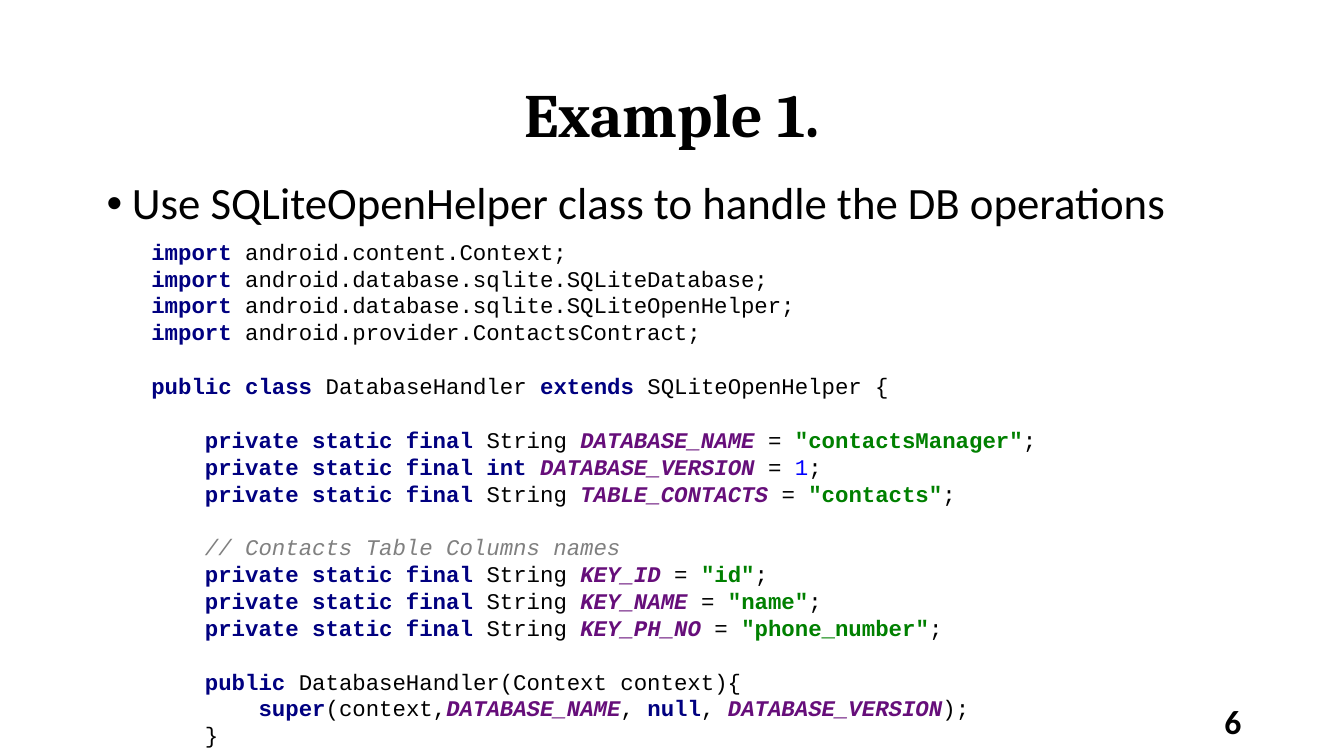
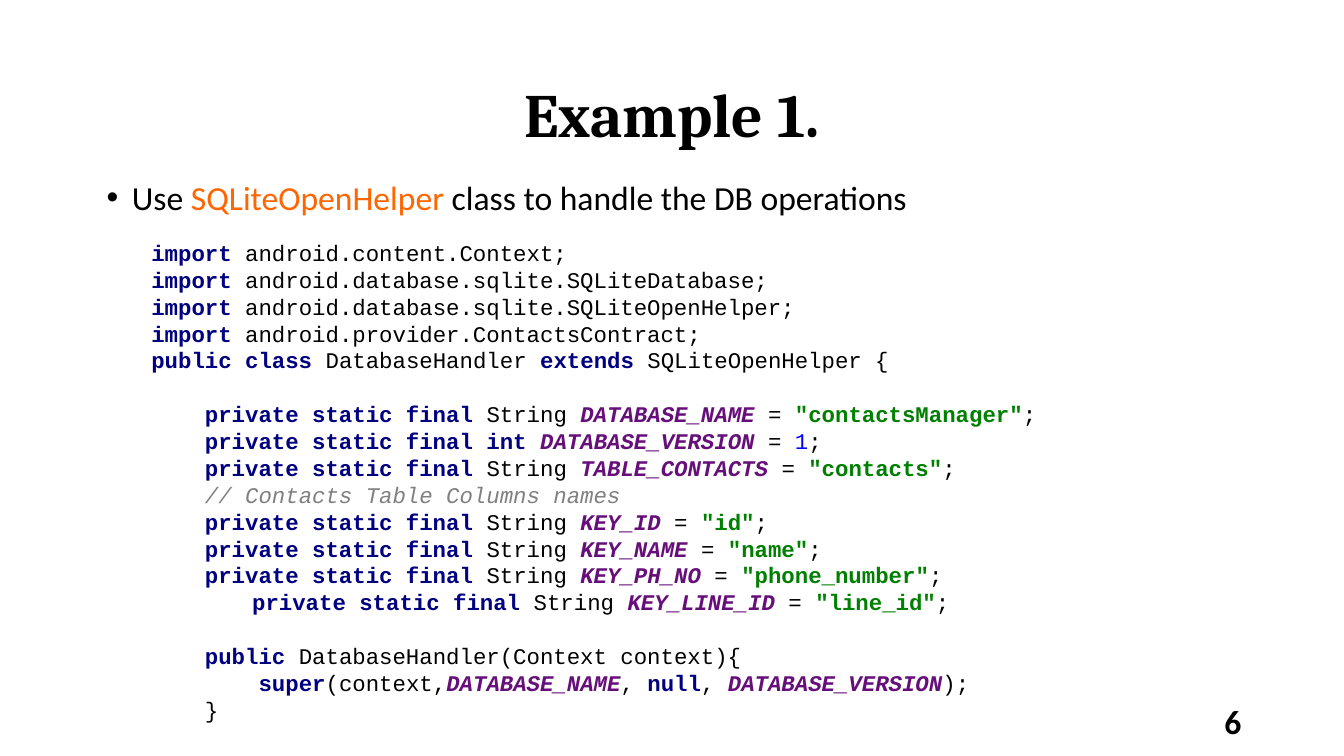
Before and after one commit to varanee/Course, a slide deck: slide 6 of Mobile_App_Dev/Week7/Lec7.odp. Drawn at 1344x756 pixels with LibreOffice and Linux fonts; fonts in the diff are those of the drawing. Boxes give left, top, right and bottom in pixels: in the first picture for what was removed or moved away, otherwise in the second. Text is boxed around its words. In the diff, an @@ line names an element or a change of style, - is before the commit and + after.

```diff
--- a/Mobile_App_Dev/Week7/Lec7.odp
+++ b/Mobile_App_Dev/Week7/Lec7.odp
@@ text "Use SQLiteOpenHelper class to handle ..." at <box>132,186,907,216</box>: size 32 to 24 pt; text colour #000000 to #FF6600 in "SQLiteOpenHelper" @@
@@ text at <box>151,245,1036,696</box>: text changed @@
-import android.content.Context;
-import android.database.sqlite.SQLiteDatabase;
-import android.database.sqlite.SQLiteOpenHelper;
-import android.provider.ContactsContract;
-public class DatabaseHandler extends SQLiteOpenHelper {
-private static final String DATABASE_NAME = "contactsManager";
-private static final int DATABASE_VERSION = 1;
-private static final String TABLE_CONTACTS = "contacts";
-// Contacts Table Columns names
-private static final String KEY_ID = "id";
-private static final String KEY_NAME = "name";
-private static final String KEY_PH_NO = "phone_number";
-public DatabaseHandler(Context context){
-super(context,DATABASE_NAME, null, DATABASE_VERSION);
-}
+import android.content.Context;
+import android.database.sqlite.SQLiteDatabase;
+import android.database.sqlite.SQLiteOpenHelper;
+import android.provider.ContactsContract;
+public class DatabaseHandler extends SQLiteOpenHelper {
+private static final String DATABASE_NAME = "contactsManager";
+private static final int DATABASE_VERSION = 1;
+private static final String TABLE_CONTACTS = "contacts";
+// Contacts Table Columns names
+private static final String KEY_ID = "id";
+private static final String KEY_NAME = "name";
+private static final String KEY_PH_NO = "phone_number";
+private static final String KEY_LINE_ID = "line_id";
+public DatabaseHandler(Context context){
+super(context,DATABASE_NAME, null, DATABASE_VERSION);
+}
```
Also in this commit, not shown: 11 other slides changed, 1 slide added, 1 slide removed, 4 other files.
